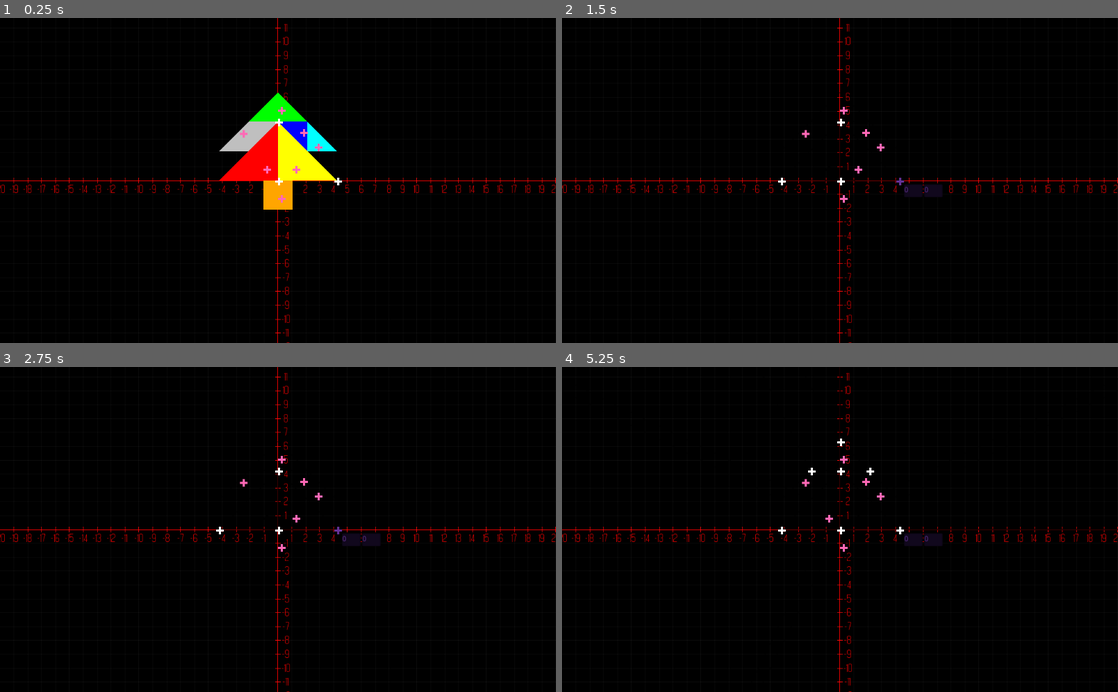
Above: before the commit, frames 1-4 (two rows, left to right).
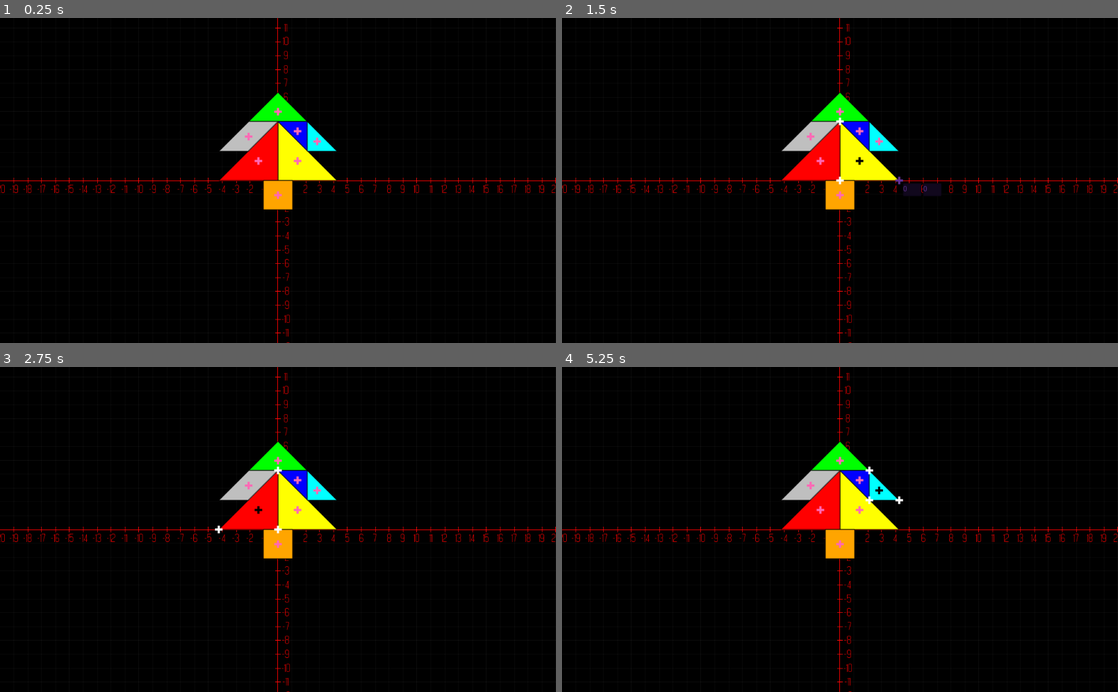
Above: after the commit, the same moments.

Repository: ikicapitan/ProyMat2018-Godot-
Game: Godot game, scene res://Scenes/main.tscn
Two runs of this game, one before a commit and one after it. Both use one fixed random seed, a clock stepped at 60 frames per second and the inputs below.
Inputs (mouse positions are in pixels of both pictures, inside the frame that each line leads up to; where the layout moved, square brackets give the same spot in the first picture):
- Up to frame 1 (0.25 s): no input
- Up to frame 2 (1.5 s): click (862, 161) [828, 170] at 0.5 s; click (901, 180) at 1.25 s
- Up to frame 3 (2.75 s): click (255, 510) at 2.02 s
- Up to frame 4 (5.25 s): click (840, 461) at 2.77 s; click (862, 480) at 3.52 s; click (856, 519) at 4.27 s; click (878, 490) at 5.02 s

The runs differ from the first frame. In frame 1, 0.7% of the frame differs, in the area x 39-62%, y 22-60%; in frame 2, 3.9%; in frame 3, 4.1%; in frame 4, 4.3%, in the area x 38-100%, y 0-59%.

Commit message:
reajustado funciones de generacion de figuras para poder ejecutarlas mas de una vez

Diff:
--- a/Scenes/Tangrama.tscn
+++ b/Scenes/Tangrama.tscn
@@ -7,4 +7,4 @@
 ]]
 
 script = ExtResource( 1 )
-v_offset = Vector2( -5, -5 )
+v_offset = Vector2( -7, -7 )
--- a/Scenes/slct_pieza.gd
+++ b/Scenes/slct_pieza.gd
@@ -11,5 +11,6 @@
 	for p in get_tree().get_nodes_in_group("slct_p"): #Recorro todas los select de las piezas
 		if(p != self): #Si no es si mismo
 			p.modulate = Color(1, 0.41, 0.71, 1) #Cambio a rosadito
-	get_tree().get_nodes_in_group("tangram")[0].target = pieza_referencia
-	get_tree().get_nodes_in_group("tangram")[0].actualizar()
+	if get_tree().get_nodes_in_group("tangram")[0].target != pieza_referencia:
+		get_tree().get_nodes_in_group("tangram")[0].target = pieza_referencia
+		get_tree().get_nodes_in_group("tangram")[0].actualizar()
--- a/Scenes/slct_pieza.tscn
+++ b/Scenes/slct_pieza.tscn
@@ -3,7 +3,7 @@
 [ext_resource path="res://Sprites/seleccion.png" type="Texture" id=1]
 [ext_resource path="res://Scenes/slct_pieza.gd" type="Script" id=2]
 
-[node name="slct_pieza" type="TextureButton" index="0" groups=[
+[node name="slct_pieza" type="TextureButton" groups=[
 "slct_p",
 ]]
 
@@ -27,6 +27,6 @@
 texture_normal = ExtResource( 1 )
 expand = true
 script = ExtResource( 2 )
-_sections_unfolded = [ "Textures" ]
+_sections_unfolded = [ "Rect", "Textures" ]
 
 [connection signal="button_up" from="." to="." method="_on_slct_pieza_button_up"]
--- a/Scripts/Tangrama2.gd
+++ b/Scripts/Tangrama2.gd
@@ -8,13 +8,14 @@
 var LADO_TRI_C = BASE
 var LADO_PARAL = BASE
 var LADO_CUADR = LADO_TRI_M / 2 # MITAD DE LADO_TRI_M
-var target = 0 #Pieza seleccionada actualmente
+var target = -1 #Pieza seleccionada actualmente
 
 #Por Iki
 var offset
 export (Vector2) var v_offset
 var piezas = [pieza.new(), pieza.new(), pieza.new(), pieza.new(), pieza.new(), pieza.new(), pieza.new()] #1 y 2 (TRI3), 3 (TRI2), 4 y 5 (TRI1), 6 QUAD, 7 RECT
 var modificador = 1
+var colores = [Color(1,1,0,1), Color(1,0,0,1), Color(0,1,0,1), Color(0, 0, 1, 1), Color(0, 1, 1, 1), Color(1, 0.65, 0, 1), Color(0.75, 0.75, 0.75)]
 
 class pieza: #Clase pieza de Tangrama
 	var pos_ini = Vector2(0,0)
@@ -22,17 +23,42 @@
 	var grados = 0
 	var vertices = []
 	var flipped = false #Volteado
+	var boton_select
+
+func dibujar_figura(pieza, color):#Dibuja la pieza segun sus vertices
+	draw_polygon(pieza.vertices, PoolColorArray([color]))
 
 func _ready():
 	offset = get_tree().get_nodes_in_group("nivel")[0].dim_offset
+	for p in piezas:#Recorre las piezas del tangrama
+		p.boton_select = get_tree().get_nodes_in_group("main")[0].select_p.instance()
+		p.boton_select.modulate = Color(1, 0.41, 0.71, 1)
+		add_child(p.boton_select)
+
 
 func _draw():
 	dibujar_tangrama()
 
 func dibujar_tangrama():
-	for i in piezas.size():
-		for j in piezas[i].vertices.size():
+	for i in piezas.size():#Recorre las piezas del tangrama por indice
+		dibujar_figura(piezas[i],colores[i])
+		for j in piezas[i].vertices.size():#Recorre los vertices de cada pieza para dibujar los contornos
 			draw_line(piezas[i].vertices[j-1],piezas[i].vertices[j], Color(0,0,0,0.5), CONTORNO, false)
+	update()
+
+func actualizar():
+	generar_figuras()
+	if(target != -1): #Si el target es distin de -1, es porque se seleccionó una pieza
+			for objeto in get_tree().get_nodes_in_group("slct"):#Elimino todos los vertices selecionables que existen
+				remove_child(objeto)
+				objeto.queue_free()
+			for v in piezas[target].vertices: #Creamos vertices seleccionables segun el target
+				var newPoint = get_tree().get_nodes_in_group("main")[0].select.instance()
+				add_child(newPoint)
+				newPoint.rect_position = v + v_offset
+	update()
+
+func generar_figuras():
 	tri3R()
 	tri3A()
 	tri1V()
@@ -40,37 +66,42 @@
 	tri2()
 	quad1()
 	rect1()
-	update()
 
-func actualizar():
-	update()
-
-func quad(var dim, var color): #Dibuja cuadrado
+func quad(var dim): #Crea cuadrado
 	if(piezas[5].disponible):
 		if(piezas[5].flipped): #Si esta volteada
 			modificador = -1
 		else:
 			modificador = 1
 		var radianes = deg2rad(piezas[5].grados)
-		piezas[5].pos_ini = Vector2(piezas[5].pos_ini.x * offset.x, piezas[5].pos_ini.y * offset.x)
-		piezas[5].vertices.append(Vector2(0,0).rotated(radianes) + piezas[5].pos_ini)
-		piezas[5].vertices.append(Vector2(dim * offset.x * modificador,0).rotated(radianes)+ piezas[5].pos_ini)
-		piezas[5].vertices.append(Vector2(dim * offset.x * modificador,dim * -offset.x).rotated(radianes)+ piezas[5].pos_ini)
-		piezas[5].vertices.append(Vector2(0,dim * -offset.x).rotated(radianes)+ piezas[5].pos_ini)
-		draw_polygon(piezas[5].vertices, PoolColorArray([color]))
-		if(target == 5): #Si el target es identico a 5, es porque es esta pieza
-			for v in piezas[5].vertices: #Creamos vertices seleccionables
-				var newPoint = get_tree().get_nodes_in_group("main")[0].select.instance()
-				add_child(newPoint)
-				newPoint.rect_position = v + v_offset
+		var pos_ini = Vector2(piezas[5].pos_ini.x * offset.x, piezas[5].pos_ini.y * offset.x)
+		piezas[5].vertices.clear()
+		piezas[5].vertices.append(Vector2(0,0).rotated(radianes) + pos_ini)
+		piezas[5].vertices.append(Vector2(dim * offset.x * modificador,0).rotated(radianes)+ pos_ini)
+		piezas[5].vertices.append(Vector2(dim * offset.x * modificador,dim * -offset.x).rotated(radianes)+ pos_ini)
+		piezas[5].vertices.append(Vector2(0,dim * -offset.x).rotated(radianes)+ pos_ini)
+#
+#		if(target == 5): #Si el target es identico a 5, es porque es esta pieza
+#			for v in piezas[5].vertices: #Creamos vertices seleccionables
+#				var newPoint = get_tree().get_nodes_in_group("main")[0].select.instance()
+#				add_child(newPoint)
+#				newPoint.rect_position = v + v_offset
 		#Crear punto seleccion figura
-		var newPoint = get_tree().get_nodes_in_group("main")[0].select_p.instance()
-		add_child(newPoint)
-		newPoint.modulate = Color(1, 0.41, 0.71, 1)
-		newPoint.rect_position = piezas[5].vertices[0] + Vector2(LADO_CUADR/2*offset.x,-LADO_CUADR/2*offset.x)
-		newPoint.pieza_referencia = 5
+#		var newPoint = get_tree().get_nodes_in_group("main")[0].select_p.instance()
+#		add_child(newPoint)
+#		piezas[5].boton_select.modulate = Color(1, 0.41, 0.71, 1)
+		var max_point = piezas[5].vertices[0]
+		var min_point = piezas[5].vertices[0]
+		for i in piezas[5].vertices.size() -1:
+			max_point.x = max(max_point.x,piezas[5].vertices[i+1].x)
+			max_point.y = min(max_point.y,piezas[5].vertices[i+1].y)
+			min_point.x = min(min_point.x,piezas[5].vertices[i+1].x)
+			min_point.y = max(min_point.y,piezas[5].vertices[i+1].y)
 
-func rect(var dim, var color): #Dibuja rectangulo
+		piezas[5].boton_select.rect_position = (max_point + min_point ) /2 + v_offset
+		piezas[5].boton_select.pieza_referencia = 5
+
+func rect(var dim): #Crea rectangulo
 	if(piezas[6].disponible):
 		if(piezas[6].flipped): #Si esta volteada
 			modificador = -1
@@ -78,26 +109,35 @@
 			modificador = 1
 	if(piezas[6].disponible):
 		var radianes = deg2rad(piezas[6].grados)
-		piezas[6].pos_ini = Vector2(piezas[6].pos_ini.x * offset.x, piezas[6].pos_ini.y * offset.x)
-		piezas[6].vertices.append(Vector2(0,0).rotated(radianes) + piezas[6].pos_ini)
-		piezas[6].vertices.append(Vector2(dim * offset.x * modificador,0).rotated(radianes)+ piezas[6].pos_ini)
-		piezas[6].vertices.append(Vector2(dim/2 * offset.x * modificador + dim * offset.x * modificador,dim/2 * -offset.x).rotated(radianes)+ piezas[6].pos_ini)
-		piezas[6].vertices.append(Vector2(dim/2 * offset.x * modificador,dim/2 * -offset.x).rotated(radianes)+ piezas[6].pos_ini)
-		draw_polygon(piezas[6].vertices, PoolColorArray([color]))
-		if(target == 6):
-			for v in piezas[6].vertices:
-				var newPoint = get_tree().get_nodes_in_group("main")[0].select.instance()
-				add_child(newPoint)
-				newPoint.rect_position = v + v_offset
+		var pos_ini = Vector2(piezas[6].pos_ini.x * offset.x, piezas[6].pos_ini.y * offset.x)
+		piezas[6].vertices.clear()
+		piezas[6].vertices.append(Vector2(0,0).rotated(radianes) + pos_ini)
+		piezas[6].vertices.append(Vector2(dim * offset.x * modificador,0).rotated(radianes) + pos_ini)
+		piezas[6].vertices.append(Vector2(dim/2 * offset.x * modificador + dim * offset.x * modificador,dim/2 * -offset.x).rotated(radianes) + pos_ini)
+		piezas[6].vertices.append(Vector2(dim/2 * offset.x * modificador,dim/2 * -offset.x).rotated(radianes) + pos_ini)
+#		draw_polygon(piezas[6].vertices, PoolColorArray([color]))
+#		if(target == 6):
+#			for v in piezas[6].vertices:
+#				var newPoint = get_tree().get_nodes_in_group("main")[0].select.instance()
+#				add_child(newPoint)
+#				newPoint.rect_position = v + v_offset
 		#Crear punto seleccion figura
-		var newPoint = get_tree().get_nodes_in_group("main")[0].select_p.instance()
-		add_child(newPoint)
-		newPoint.modulate = Color(1, 0.41, 0.71, 1)
-		newPoint.rect_position = piezas[6].vertices[0] + Vector2(LADO_PARAL/2*offset.x,-LADO_PARAL/2*offset.x)
-		newPoint.pieza_referencia = 6
+#		var newPoint = get_tree().get_nodes_in_group("main")[0].select_p.instance()
+#		add_child(newPoint)
+#		piezas[6].boton_select.modulate = Color(1, 0.41, 0.71, 1)
+		var max_point = piezas[6].vertices[0]
+		var min_point = piezas[6].vertices[0]
+		for i in piezas[5].vertices.size() -1:
+			max_point.x = max(max_point.x,piezas[6].vertices[i+1].x)
+			max_point.y = min(max_point.y,piezas[6].vertices[i+1].y)
+			min_point.x = min(min_point.x,piezas[6].vertices[i+1].x)
+			min_point.y = max(min_point.y,piezas[6].vertices[i+1].y)
+
+		piezas[6].boton_select.rect_position = (max_point + min_point ) /2 + v_offset
+		piezas[6].boton_select.pieza_referencia = 6
 
 
-func tri(var dim, var color, var index): #Dibuja triangulos dinamicos
+func tri(var dim, var index): #Crea triangulos dinamicos
 	if(piezas[index].disponible):
 		if(piezas[index].flipped): #Si esta volteada
 			modificador = -1
@@ -105,43 +145,44 @@
 			modificador = 1
 	if(piezas[index].disponible):
 		var radianes = deg2rad(piezas[index].grados)
-		piezas[index].pos_ini = Vector2(piezas[index].pos_ini.x * offset.x, piezas[index].pos_ini.y * offset.x)
-		piezas[index].vertices.append(Vector2(0,0).rotated(radianes) + piezas[index].pos_ini)
-		piezas[index].vertices.append(Vector2(dim * offset.x * modificador,0).rotated(radianes) + piezas[index].pos_ini)
-		piezas[index].vertices.append(Vector2(dim/2 * offset.x * modificador, dim/2 * -offset.x).rotated(radianes)+ piezas[index].pos_ini)
-		draw_polygon(piezas[index].vertices, PoolColorArray([color]))
-		if(target == index):
-			for v in piezas[index].vertices:
-				var newPoint = get_tree().get_nodes_in_group("main")[0].select.instance()
-				add_child(newPoint)
-				newPoint.rect_position = v + v_offset
-
+		var pos_ini = Vector2(piezas[index].pos_ini.x * offset.x, piezas[index].pos_ini.y * offset.x)
+		piezas[index].vertices.clear()
+		piezas[index].vertices.append(Vector2(0,0).rotated(radianes) + pos_ini)
+		piezas[index].vertices.append(Vector2(dim * offset.x * modificador,0).rotated(radianes) + pos_ini)
+		piezas[index].vertices.append(Vector2(dim/2 * offset.x * modificador, dim/2 * -offset.x).rotated(radianes) + pos_ini)
+#		draw_polygon(piezas[index].vertices, PoolColorArray([color]))
+#		if(target == index):
+#			for v in piezas[index].vertices:
+#				var newPoint = get_tree().get_nodes_in_group("main")[0].select.instance()
+#				add_child(newPoint)
+#				newPoint.rect_position = v + v_offset
+#
 		#Crear punto seleccion figura
-		var newPoint = get_tree().get_nodes_in_group("main")[0].select_p.instance()
-		add_child(newPoint)
-		newPoint.modulate = Color(1, 0.41, 0.71, 1)
-		newPoint.rect_position = Vector2(dim/2 * offset.x * modificador,dim/4 * -offset.x).rotated(radianes) + piezas[index].pos_ini
-		newPoint.pieza_referencia = index
+#		var newPoint = get_tree().get_nodes_in_group("main")[0].select_p.instance()
+#		add_child(newPoint)
+#		piezas[index].boton_select.modulate = Color(1, 0.41, 0.71, 1)
+		piezas[index].boton_select.rect_position = ((piezas[index].vertices[0] + piezas[index].vertices[1] + piezas[index].vertices[2])) /3 + v_offset
+		piezas[index].boton_select.pieza_referencia = index
 
 #Sub Funciones
 
 func tri1V(): #Dibuja un triangulo pequeño
-	tri(LADO_TRI_C, Color(0, 1, 1, 1), 4) #Triangulo mas chico
+	tri(LADO_TRI_C, 4) #Triangulo mas chico
 
 func tri1C(): #Dibuja un triangulo pequeño
-	tri(LADO_TRI_C, Color(0, 0, 1, 1), 3) #Triangulo mas chico
+	tri(LADO_TRI_C, 3) #Triangulo mas chico
 
 func tri2():
-	tri(LADO_TRI_M, Color(0,1,0,1), 2) #Triangulo mediano
+	tri(LADO_TRI_M, 2) #Triangulo mediano
 
 func tri3R():
-	tri(LADO_TRI_G, Color(1,0,0,1), 1) #Triangulo mayor
+	tri(LADO_TRI_G, 1) #Triangulo mayor
 
 func tri3A():
-	tri(LADO_TRI_G, Color(1,1,0,1), 0) #Triangulo mayor
+	tri(LADO_TRI_G, 0) #Triangulo mayor
 
 func quad1(): #Dibuja el cuadrado
-	quad(LADO_CUADR, Color(1, 0.65, 0, 1))
+	quad(LADO_CUADR)
 
 func rect1(): #Dibuja el rectangulo
-	rect(LADO_PARAL, Color(0.75, 0.75, 0.75, 1))
+	rect(LADO_PARAL)
